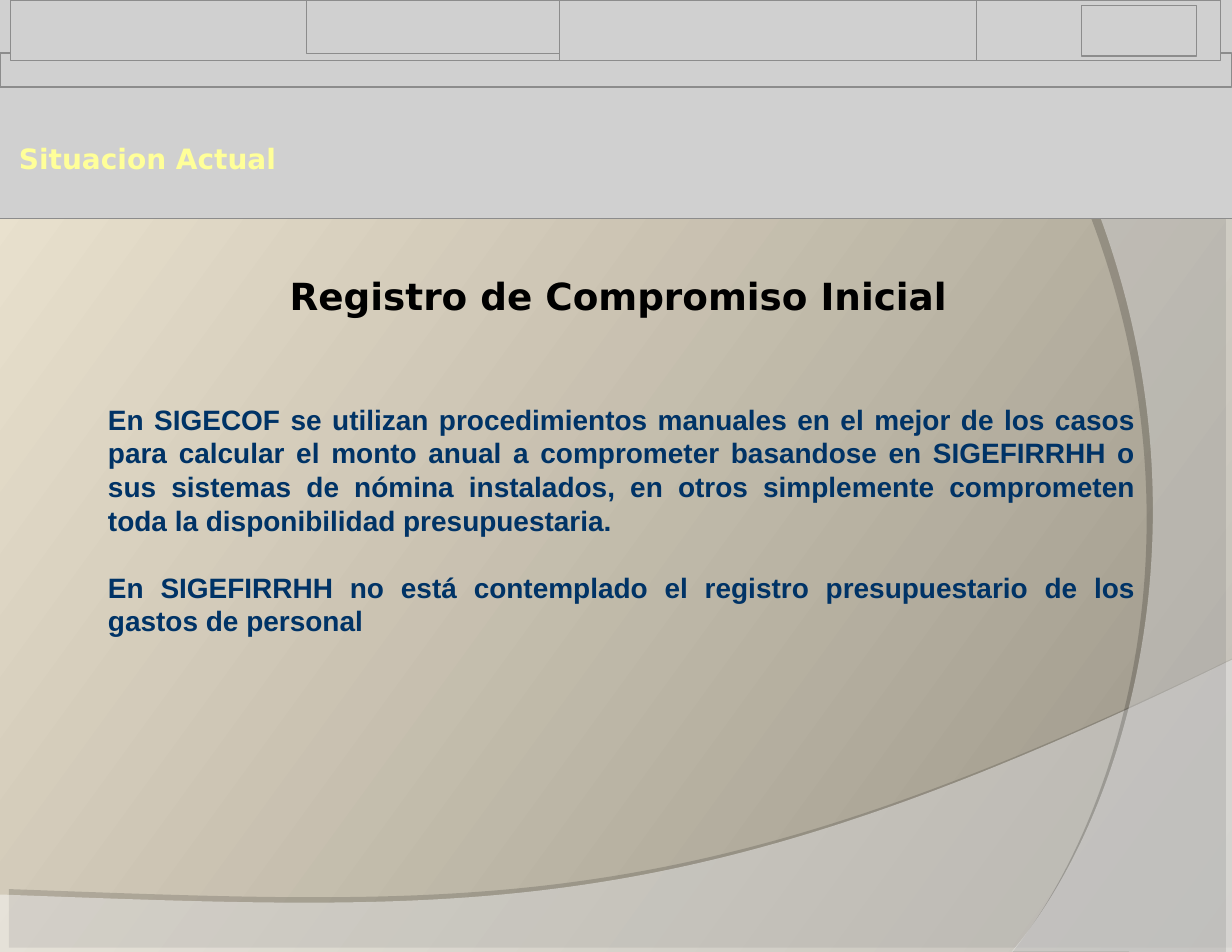
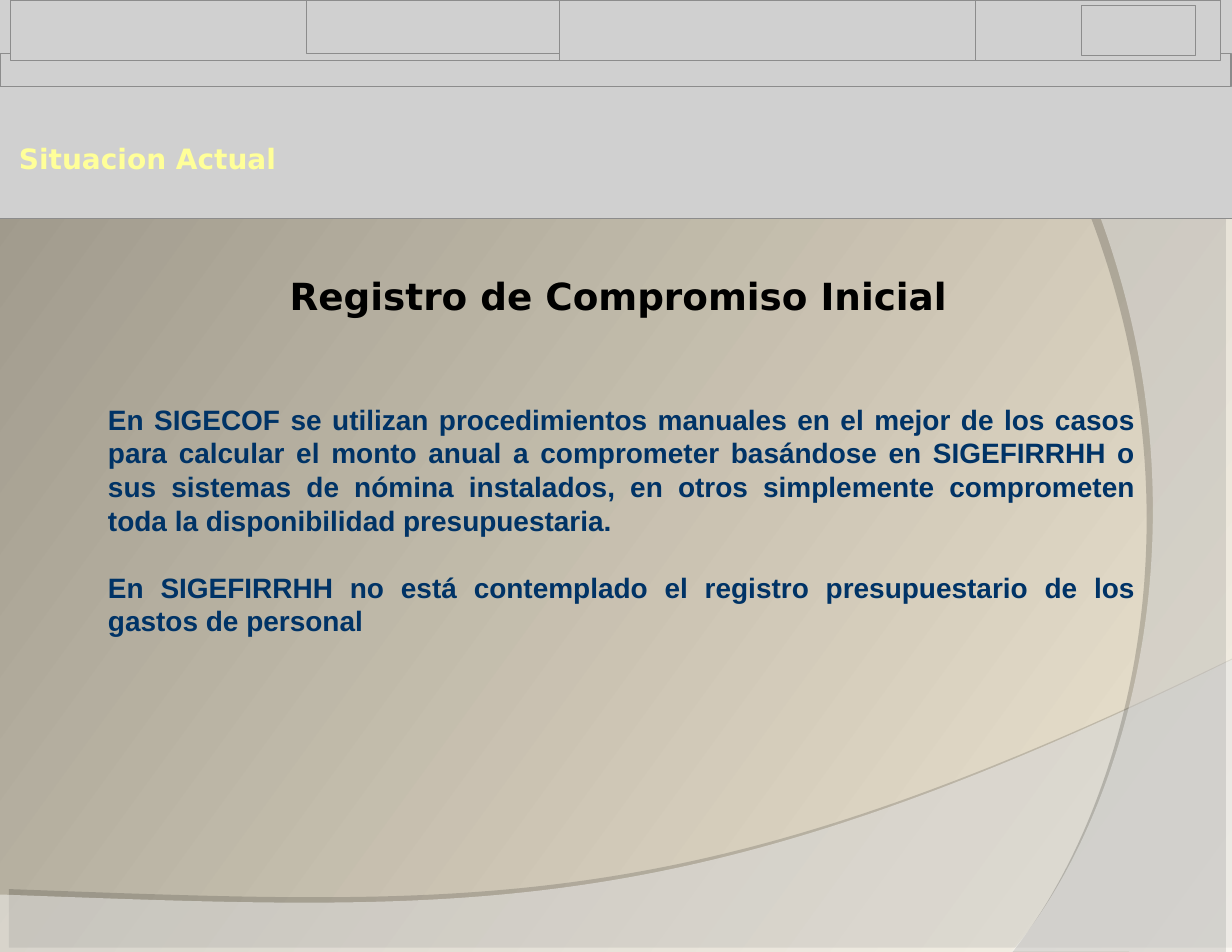
Before and after one commit to alisira/sgf, a slide deck: slide 11 of SOPORTE/Integracion_Sigefirrhh_Sigecof.ppt. Drawn at 1232x952 pixels with LibreOffice and Linux fonts; fonts in the diff are those of the drawing; grey boxes stand for pictures; background and template pictures are left out. Boxes give left, top, right and bottom in pixels: in the first picture for what was removed or moved away, otherwise in the second. Text is boxed around its words. In the diff, an @@ line names an element or a change of style, - is before the commit and + after.

```diff
--- a/SOPORTE/Integracion_Sigefirrhh_Sigecof.ppt
+++ b/SOPORTE/Integracion_Sigefirrhh_Sigecof.ppt
@@ background gradient #9A9487 to #EFE7D3 to gradient #EFE7D3 to #9A9487 @@
@@ text at [108, 409, 1134, 536]: text changed @@
-En SIGECOF se utilizan procedimientos manuales en el mejor de los casos para calcular el monto anual a comprometer basandose en SIGEFIRRHH o sus sistemas de nómina instalados, en otros simplemente comprometen toda la disponibilidad presupuestaria.
+En SIGECOF se utilizan procedimientos manuales en el mejor de los casos para calcular el monto anual a comprometer basándose en SIGEFIRRHH o sus sistemas de nómina instalados, en otros simplemente comprometen toda la disponibilidad presupuestaria.
```
Also in this commit, not shown: 22 other slides changed, 4 other files.
